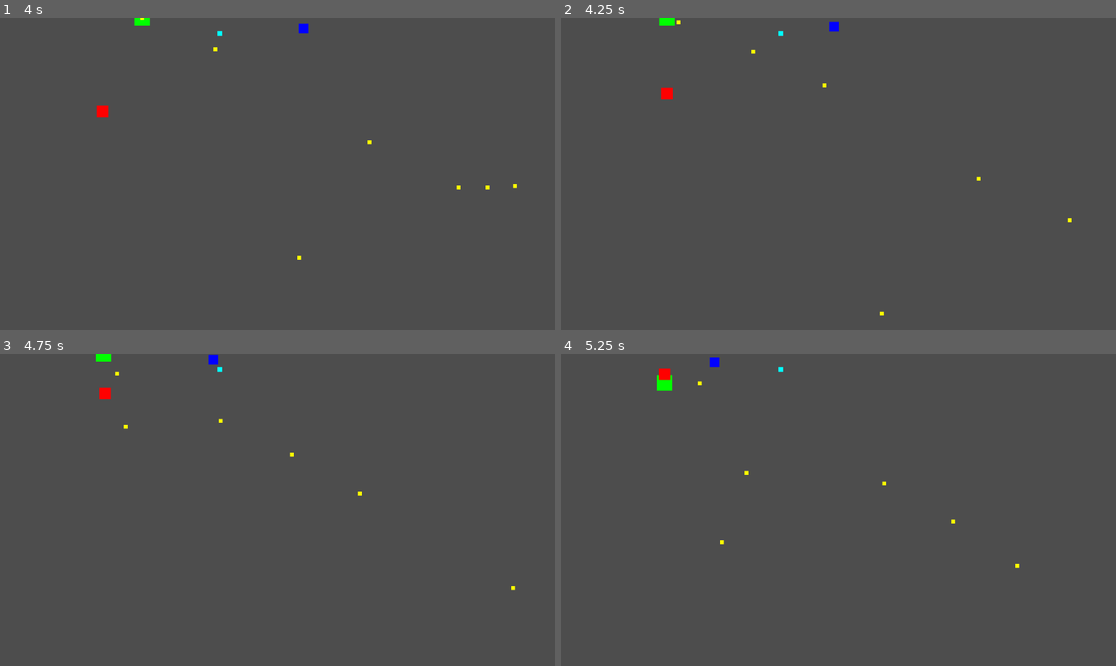
Above: before the commit, frames 1-4 (two rows, left to right).
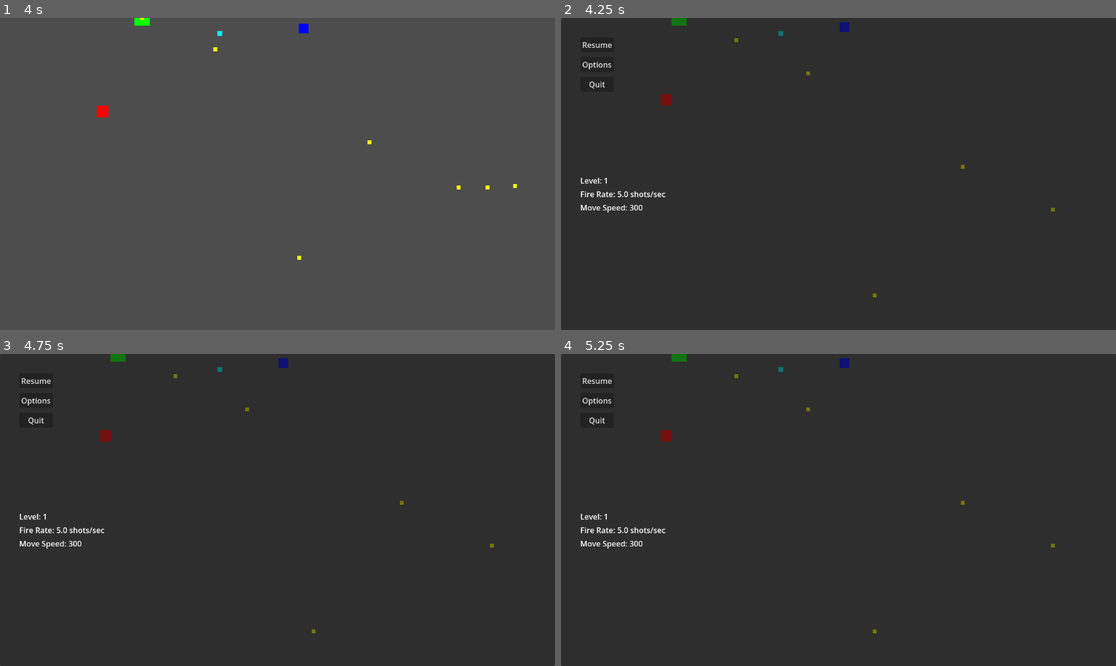
Above: after the commit, the same moments.

Repository: zaamold/Polygon-Protocol
Game: Godot game, scene res://scenes/main.tscn
Two runs of this game, one before a commit and one after it. Both use one fixed random seed, a clock stepped at 60 frames per second and the inputs below.
Inputs (mouse positions are in pixels of both pictures, inside the frame that each line leads up to):
- Up to frame 1 (4 s): tap Enter at 0.5 s; move the mouse to (399, 158) at 0.52 s; press the mouse at (399, 158) at 0.53 s; hold Right (ui_right) 0.53-1.25 s; release the mouse at (399, 158) at 1.25 s; drag from (166, 189) to (160, 74) at 1.27 s; move the mouse to (333, 105) at 2.02 s; press the mouse at (333, 105) at 2.03 s; hold Right (ui_right) 2.03-2.75 s; release the mouse at (333, 105) at 2.75 s; drag from (249, 236) to (477, 189) at 2.77 s; move the mouse to (444, 220) at 3.52 s; press the mouse at (444, 220) at 3.53 s; hold Left (ui_left) from 3.53 s (still down)
- Up to frame 2 (4.25 s): keep holding Left (ui_left); tap Escape (pause, bound only after the commit) at 4.15 s
- Up to frame 3 (4.75 s): release Left (ui_left) at 4.25 s; release the mouse at (444, 556) at 4.25 s; drag from (111, 463) to (321, 653) at 4.27 s
- Up to frame 4 (5.25 s): move the mouse to (866, 510) at 5.02 s; press the mouse at (866, 510) at 5.03 s; hold Down (ui_down) from 5.03 s (still down)

Frame 1 is identical in both runs. In frame 2, 100% of the frame differs, in the area x 0-100%, y 0-100%; in frame 3, 100%; in frame 4, 100%.

Commit message:
feat: add pause menu
Pause with Escape key or Start button (controller). Shows overlay with:
- Resume, Options (placeholder), and Quit buttons
- Live player stats: Level, Fire Rate, Move Speed
- Full-screen semi-transparent overlay when paused
- Game state frozen while paused, resumes from same state

Diff:
--- a/project.godot
+++ b/project.godot
@@ -83,6 +83,12 @@
 "events": [Object(InputEventJoypadMotion,"resource_local_to_scene":false,"resource_name":"","device":-1,"axis":3,"axis_value":1.0,"script":null)
 ]
 }
+pause={
+"deadzone": 0.5,
+"events": [Object(InputEventKey,"resource_local_to_scene":false,"resource_name":"","device":-1,"window_id":0,"alt_pressed":false,"shift_pressed":false,"ctrl_pressed":false,"meta_pressed":false,"pressed":false,"keycode":4194305,"physical_keycode":0,"key_label":0,"unicode":0,"location":0,"echo":false,"script":null)
+, Object(InputEventJoypadButton,"resource_local_to_scene":false,"resource_name":"","device":-1,"button_index":6,"pressure":0.0,"script":null)
+]
+}
 
 [rendering]
 
--- a/scenes/main.tscn
+++ b/scenes/main.tscn
@@ -5,6 +5,7 @@
 [ext_resource type="Script" uid="uid://v3b2mxdnfnq5" path="res://scripts/run_manager.gd" id="3_sugp2"]
 [ext_resource type="Script" uid="uid://cuvgr81ejawg4" path="res://scripts/upgrade_manager.gd" id="4_jyhfs"]
 [ext_resource type="PackedScene" uid="uid://b7jlcq7j8w2s" path="res://scenes/level_up_ui.tscn" id="5_lvlup"]
+[ext_resource type="PackedScene" uid="uid://cth2wdcgq82v" path="res://scenes/pause_menu.tscn" id="6_pmenu"]
 
 [sub_resource type="CircleShape2D" id="CircleShape2D_jyhfs"]
 radius = 30.0
@@ -41,3 +42,5 @@
 script = ExtResource("4_jyhfs")
 
 [node name="LevelUpUI" parent="." instance=ExtResource("5_lvlup") unique_id=2000000001]
+
+[node name="PauseMenu" parent="." instance=ExtResource("6_pmenu") unique_id=2000000002]
--- /dev/null
+++ b/scenes/pause_menu.tscn
@@ -0,0 +1,38 @@
+[gd_scene load_steps=2 format=3 uid="uid://cth2wdcgq82v"]
+
+[ext_resource type="Script" path="res://scripts/pause_menu.gd" id="1_ky8mh"]
+
+[node name="PauseMenu" type="CanvasLayer"]
+script = ExtResource("1_ky8mh")
+
+[node name="PanelContainer" type="PanelContainer" parent="."]
+anchors_preset = 15
+anchor_left = 0.0
+anchor_top = 0.0
+anchor_right = 1.0
+anchor_bottom = 1.0
+offset_left = 0.0
+offset_top = 0.0
+offset_right = 0.0
+offset_bottom = 0.0
+
+[node name="MarginContainer" type="MarginContainer" parent="PanelContainer"]
+layout_mode = 2
+theme_override_constants/margin_left = 40
+theme_override_constants/margin_top = 40
+theme_override_constants/margin_right = 40
+theme_override_constants/margin_bottom = 40
+
+[node name="VBoxContainer" type="VBoxContainer" parent="PanelContainer/MarginContainer"]
+layout_mode = 2
+alignment = 1
+
+[node name="ActionsSection" type="VBoxContainer" parent="PanelContainer/MarginContainer/VBoxContainer"]
+layout_mode = 2
+size_flags_horizontal = 2
+size_flags_vertical = 2
+
+[node name="StatsSection" type="VBoxContainer" parent="PanelContainer/MarginContainer/VBoxContainer"]
+layout_mode = 2
+size_flags_horizontal = 2
+size_flags_vertical = 2
--- /dev/null
+++ b/scripts/pause_menu.gd
@@ -0,0 +1,100 @@
+extends CanvasLayer
+
+@onready var overlay = $PanelContainer
+@onready var vbox = $PanelContainer/MarginContainer/VBoxContainer
+@onready var actions_section = $PanelContainer/MarginContainer/VBoxContainer/ActionsSection
+@onready var stats_section = $PanelContainer/MarginContainer/VBoxContainer/StatsSection
+
+var is_paused := false
+var player: Node
+var run_manager: Node
+
+func _ready() -> void:
+	var main = get_parent()
+	player = main.get_node("Player")
+	run_manager = main.get_node("RunManager")
+
+	overlay.visible = false
+
+	_setup_ui()
+
+func _setup_ui() -> void:
+	var actions_vbox = VBoxContainer.new()
+	actions_vbox.add_theme_constant_override("separation", 10)
+
+	var resume_btn = Button.new()
+	resume_btn.text = "Resume"
+	resume_btn.pressed.connect(_on_resume_pressed)
+	actions_vbox.add_child(resume_btn)
+
+	var options_btn = Button.new()
+	options_btn.text = "Options"
+	options_btn.pressed.connect(_on_options_pressed)
+	actions_vbox.add_child(options_btn)
+
+	var quit_btn = Button.new()
+	quit_btn.text = "Quit"
+	quit_btn.pressed.connect(_on_quit_pressed)
+	actions_vbox.add_child(quit_btn)
+
+	actions_section.add_child(actions_vbox)
+
+	var stats_vbox = VBoxContainer.new()
+	stats_vbox.add_theme_constant_override("separation", 5)
+
+	var level_label = Label.new()
+	level_label.text = "Level: -"
+	level_label.name = "LevelLabel"
+	stats_vbox.add_child(level_label)
+
+	var fire_rate_label = Label.new()
+	fire_rate_label.text = "Fire Rate: -"
+	fire_rate_label.name = "FireRateLabel"
+	stats_vbox.add_child(fire_rate_label)
+
+	var speed_label = Label.new()
+	speed_label.text = "Move Speed: -"
+	speed_label.name = "SpeedLabel"
+	stats_vbox.add_child(speed_label)
+
+	stats_section.add_child(stats_vbox)
+
+func _input(event: InputEvent) -> void:
+	if event.is_action_pressed("pause"):
+		toggle_pause()
+		get_tree().root.set_input_as_handled()
+
+func toggle_pause() -> void:
+	is_paused = !is_paused
+
+	if is_paused:
+		get_tree().paused = true
+		overlay.visible = true
+		_update_stats_display()
+		print("PAUSED - Game frozen")
+	else:
+		get_tree().paused = false
+		overlay.visible = false
+		print("RESUMED - Game running")
+
+func _update_stats_display() -> void:
+	var level_label = stats_section.get_child(0).get_node("LevelLabel")
+	var fire_rate_label = stats_section.get_child(0).get_node("FireRateLabel")
+	var speed_label = stats_section.get_child(0).get_node("SpeedLabel")
+
+	if run_manager:
+		level_label.text = "Level: %d" % run_manager.level
+	if player:
+		fire_rate_label.text = "Fire Rate: %.1f shots/sec" % player.fire_rate
+		speed_label.text = "Move Speed: %.0f" % player.speed
+
+	print("Pause Menu Stats - Level: ", run_manager.level if run_manager else "N/A", " | Fire Rate: ", player.fire_rate if player else "N/A", " | Speed: ", player.speed if player else "N/A")
+
+func _on_resume_pressed() -> void:
+	toggle_pause()
+
+func _on_options_pressed() -> void:
+	print("Options menu (placeholder)")
+
+func _on_quit_pressed() -> void:
+	get_tree().quit()
